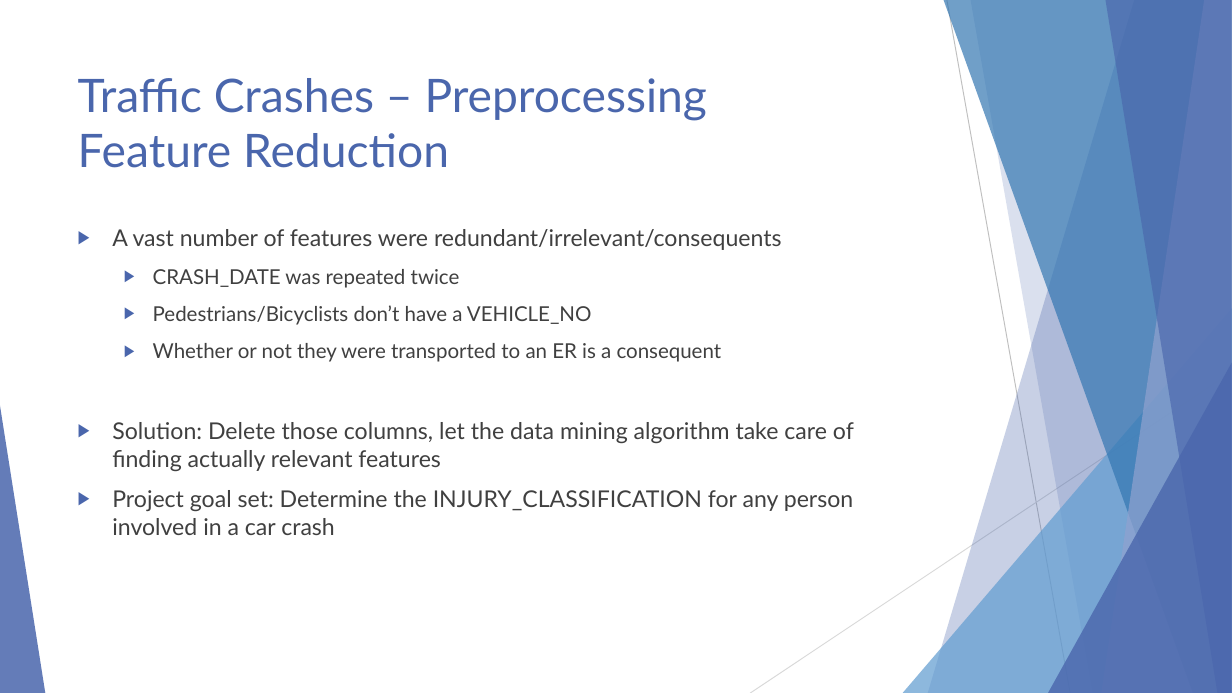
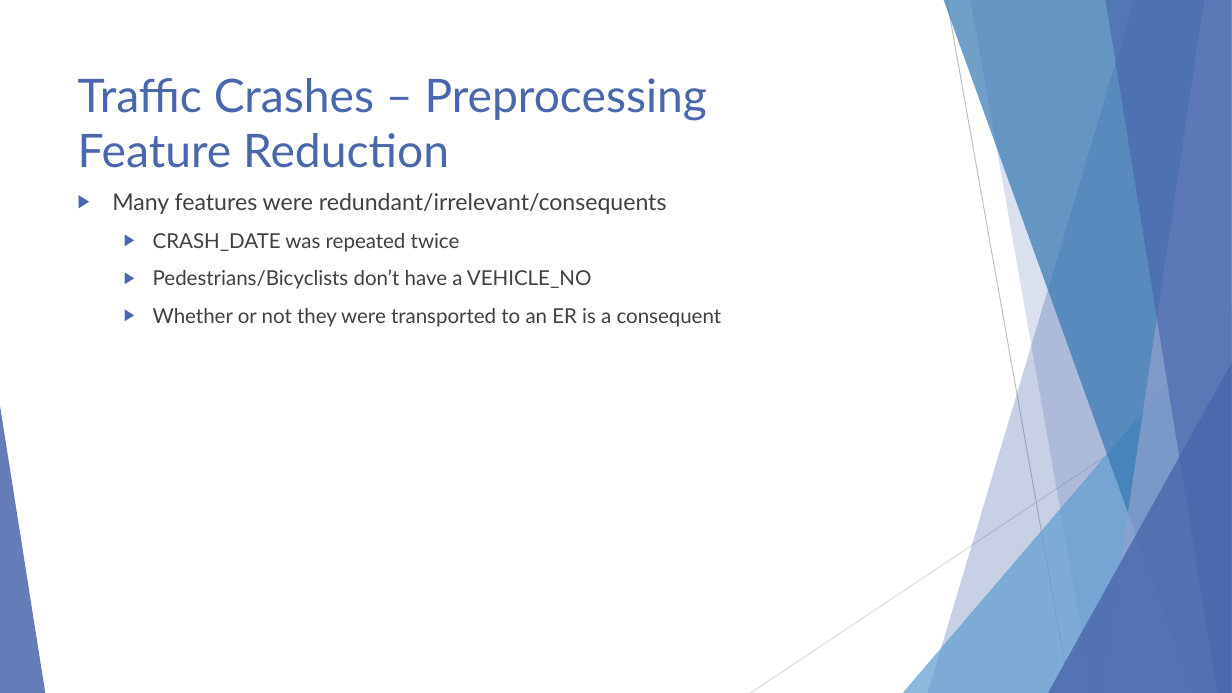
Before and after one commit to ndarwich/Crash-Analysis, a slide deck: slide 23 of Slides/An Investigation.pptx (slide 20 before the commit). Drawn at 1232x693 pixels with LibreOffice and Linux fonts; fonts in the diff are those of the drawing. Boxes give left, top, right and bottom in pixels: in the first picture for what was removed or moved away, otherwise in the second. Text is boxed around its words. In the diff, an @@ line names an element or a change of style, - is before the commit and + after.

```diff
--- a/Slides/An Investigation.pptx
+++ b/Slides/An Investigation.pptx
@@ text "Many features were redundant/irrelevant/consequents": place and size @@
-text "Many features were redundant/irrelevant/consequents" at (112,229,854,535)
+text "Many features were redundant/irrelevant/consequents" at (112,193,722,327)
@@ text at (112,193,667,214): text changed @@
-▶ A vast number of features were redundant/irrelevant/consequents
+▶ Many features were redundant/irrelevant/consequents
@@ text at (112,422,854,535): paragraphs removed @@
-▶ Solution: Delete those columns, let the data mining algorithm take care of finding actually relevant features
-▶ Project goal set: Determine the INJURY_CLASSIFICATION for any person involved in a car crash
```
Also in this commit, not shown: 20 other slides changed, 17 slides added, 4 slides removed, 1 other file.
